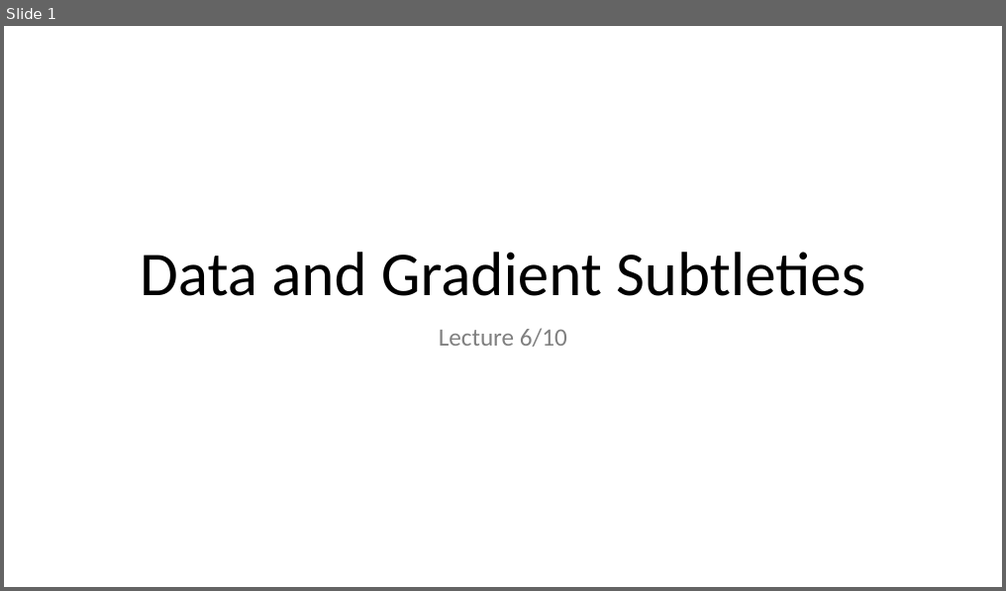
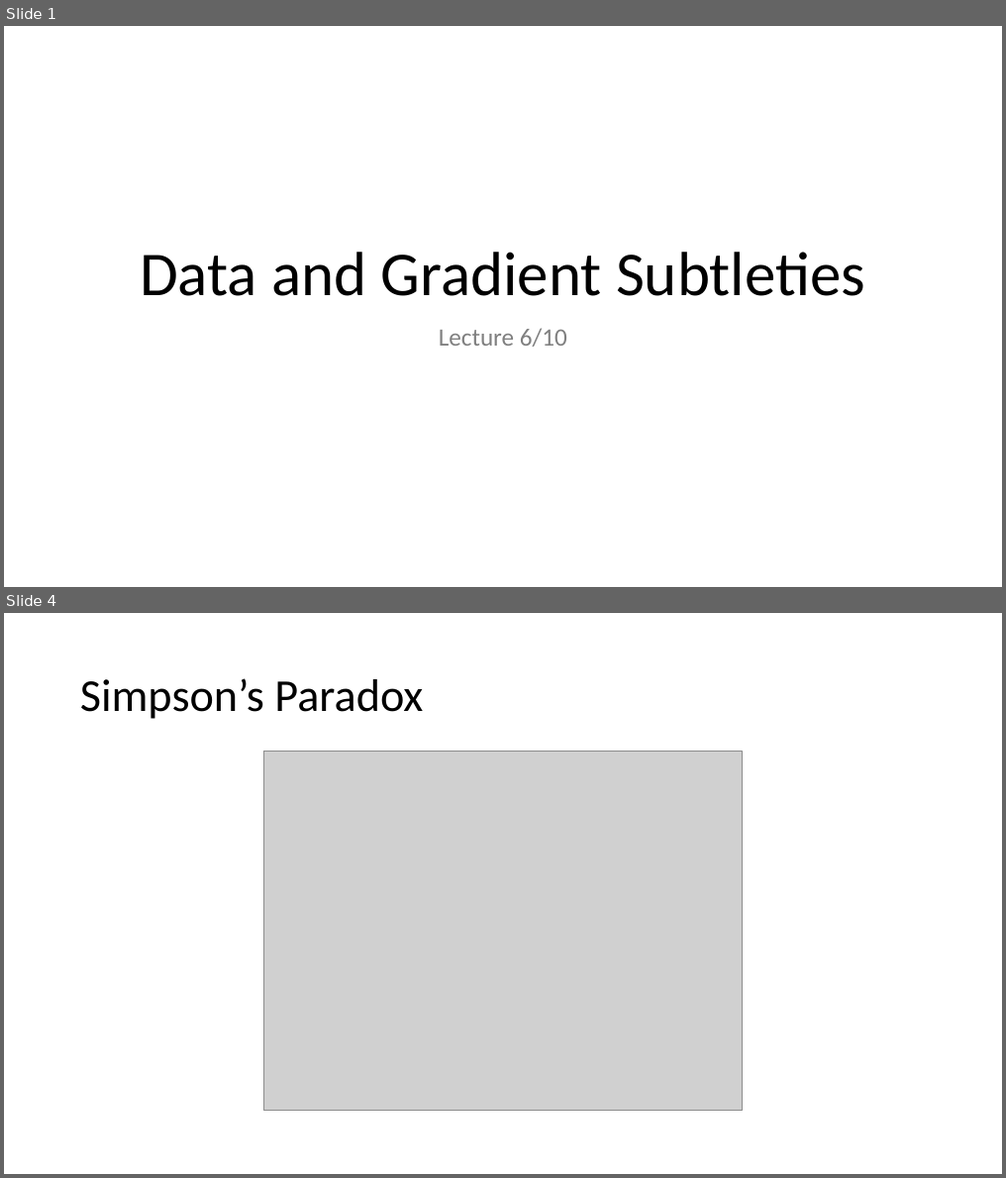
Before and after one commit to MICS-Lab/DeepLearningCourse, a slide deck: Slides_6.pptx. Shown one above the other, each under a label of ours: slide 1 before the commit, slides 1 and 4 after it; the slides between them are not shown. The pictures are 1006x591 and 1006x1178 pixels, drawn with LibreOffice and Linux fonts; fonts in the diff are those of the drawing; grey boxes stand for pictures. Boxes give left, top, right and bottom in pixels: in the first picture for what was removed or moved away, otherwise in the second. Text is boxed around its words. In the diff, an @@ line names an element or a change of style, - is before the commit and + after.

Commit message:
added slides on simpson's paradox

```diff
--- a/Slides_6.pptx
+++ b/Slides_6.pptx
@@ slide 4 added at <box>4,613,1002,1174</box>, background #FFFFFF @@
@@ title added at <box>80,678,423,719</box>, 44 pt, text #000000 @@
+Simpson’s Paradox
@@ picture added at <box>263,752,743,1111</box> @@
```
Also in this commit, not shown: 3 other slides added.
